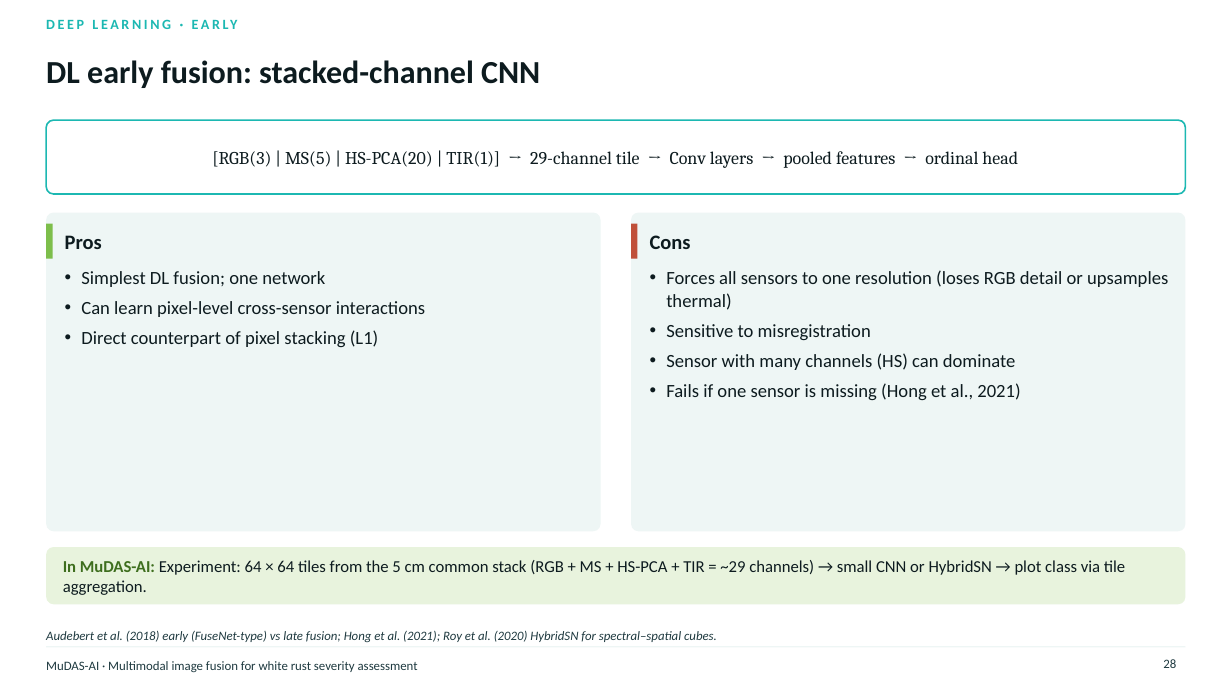
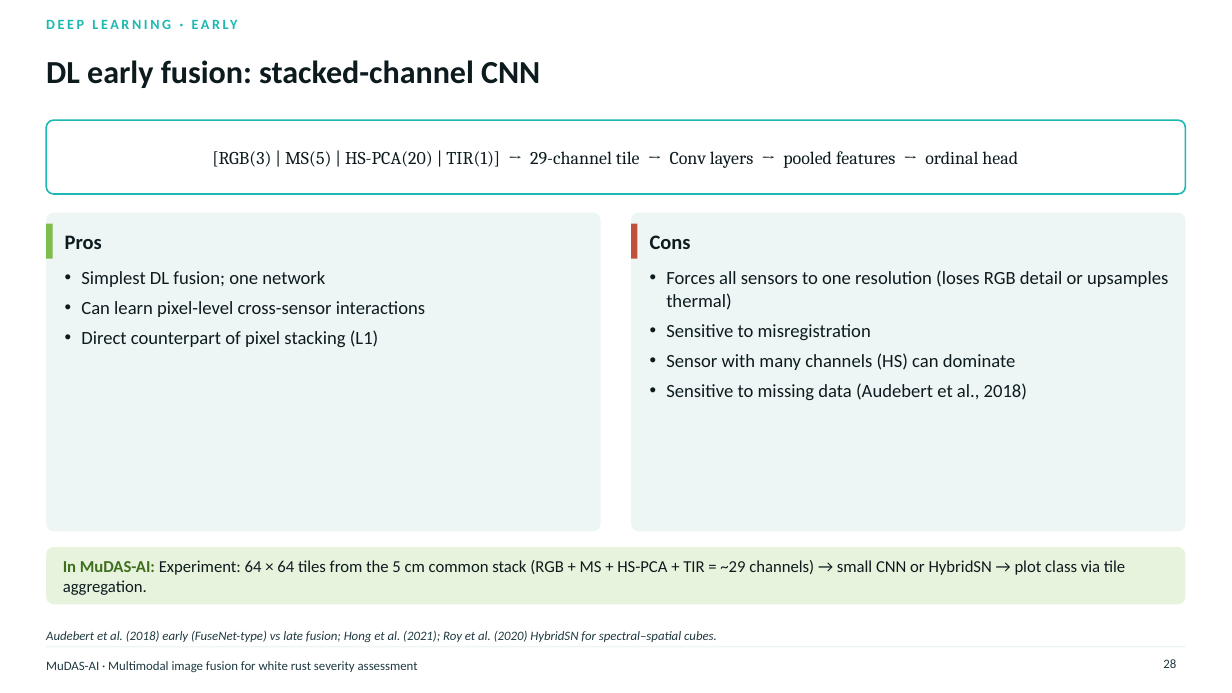
Before and after one commit to animesh270799-ctrl/meta, a slide deck: slide 28 of MuDAS-AI_Multimodal_Fusion_50slides.pptx. Drawn at 1232x693 pixels with LibreOffice and Linux fonts; fonts in the diff are those of the drawing. Boxes give left, top, right and bottom in pixels: in the first picture for what was removed or moved away, otherwise in the second. Text is boxed around its words. In the diff, an @@ line names an element or a change of style, - is before the commit and + after.

```diff
--- a/MuDAS-AI_Multimodal_Fusion_50slides.pptx
+++ b/MuDAS-AI_Multimodal_Fusion_50slides.pptx
@@ text at (666,383,1027,400): text changed @@
-• Fails if one sensor is missing (Hong et al., 2021)
+• Sensitive to missing data (Audebert et al., 2018)
```
Also in this commit, not shown: 4 other slides changed, 1 other file.
